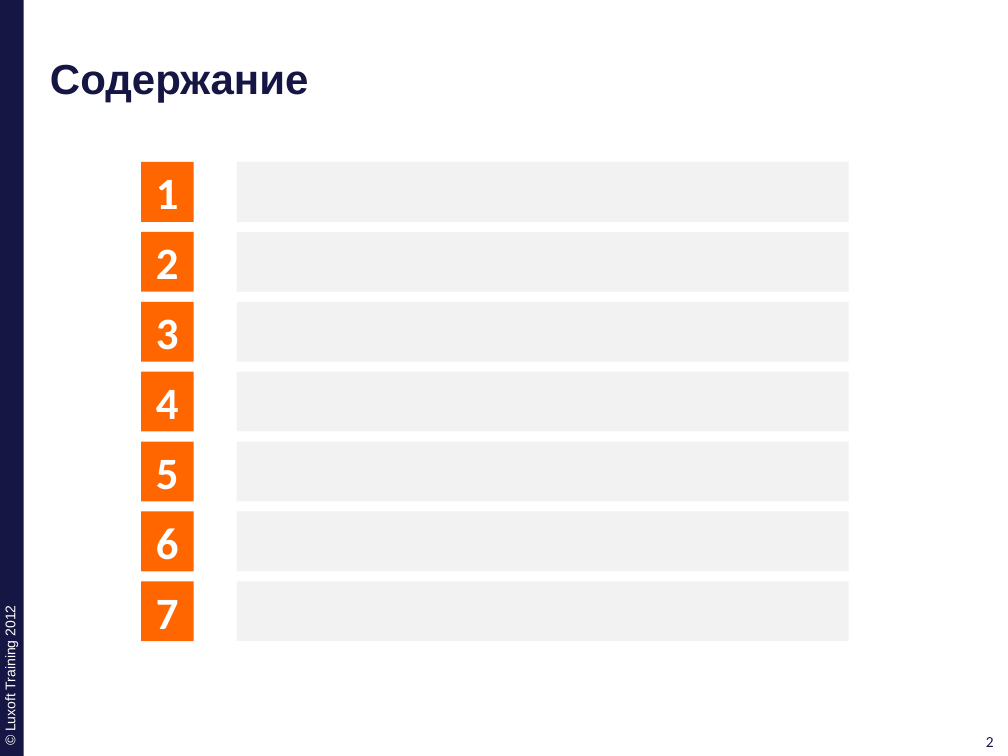
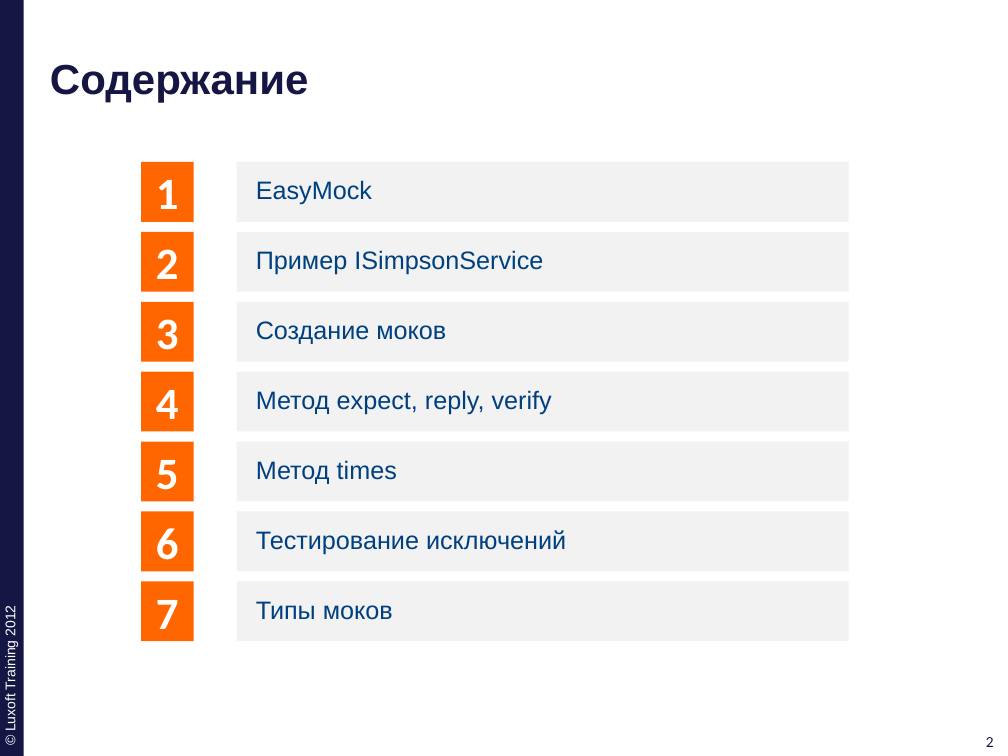
Before and after one commit to ivan-dyachenko/Trainings, a slide deck: slide 2 of Test Driven Development/materials/pptx/5. TDD-EasyMock.pptx. Drawn at 1008x756 pixels with LibreOffice and Linux fonts; fonts in the diff are those of the drawing; background and template pictures are left out. Boxes give left, top, right and bottom in pixels: in the first picture for what was removed or moved away, otherwise in the second. Text is boxed around its words. In the diff, an @@ line names an element or a change of style, - is before the commit and + after.

Commit message:
complete EasyMock presentaion and code exapmles

```diff
--- a/Test Driven Development/materials/pptx/5. TDD-EasyMock.pptx
+++ b/Test Driven Development/materials/pptx/5. TDD-EasyMock.pptx
@@ text in rectangle at (256,180,372,205): text added @@
+EasyMock
@@ text in rectangle at (256,250,543,275): text added @@
+Пример ISimpsonService
@@ text in rectangle at (256,321,446,344): text added @@
+Создание моков
@@ text in rectangle at (256,390,552,415): text added @@
+Метод expect, reply, verify
@@ text in rectangle at (256,460,397,484): text added @@
+Метод times
@@ text in rectangle at (256,530,566,555): text added @@
+Тестирование исключений
@@ text in rectangle at (256,601,393,620): text added @@
+Типы моков
```
Also in this commit, not shown: 17 other slides changed, 4 slides added, 2 slides removed.
